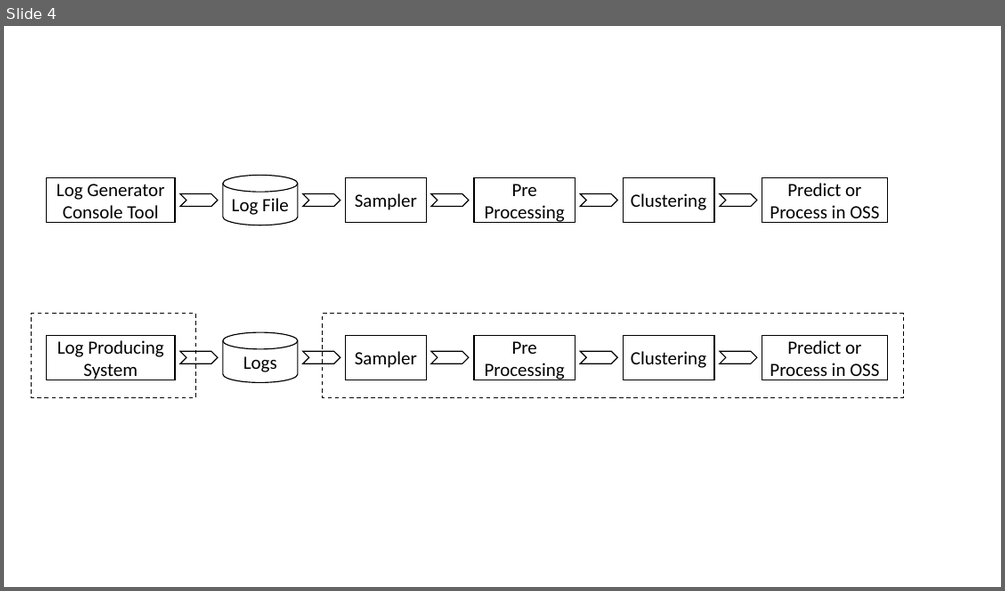
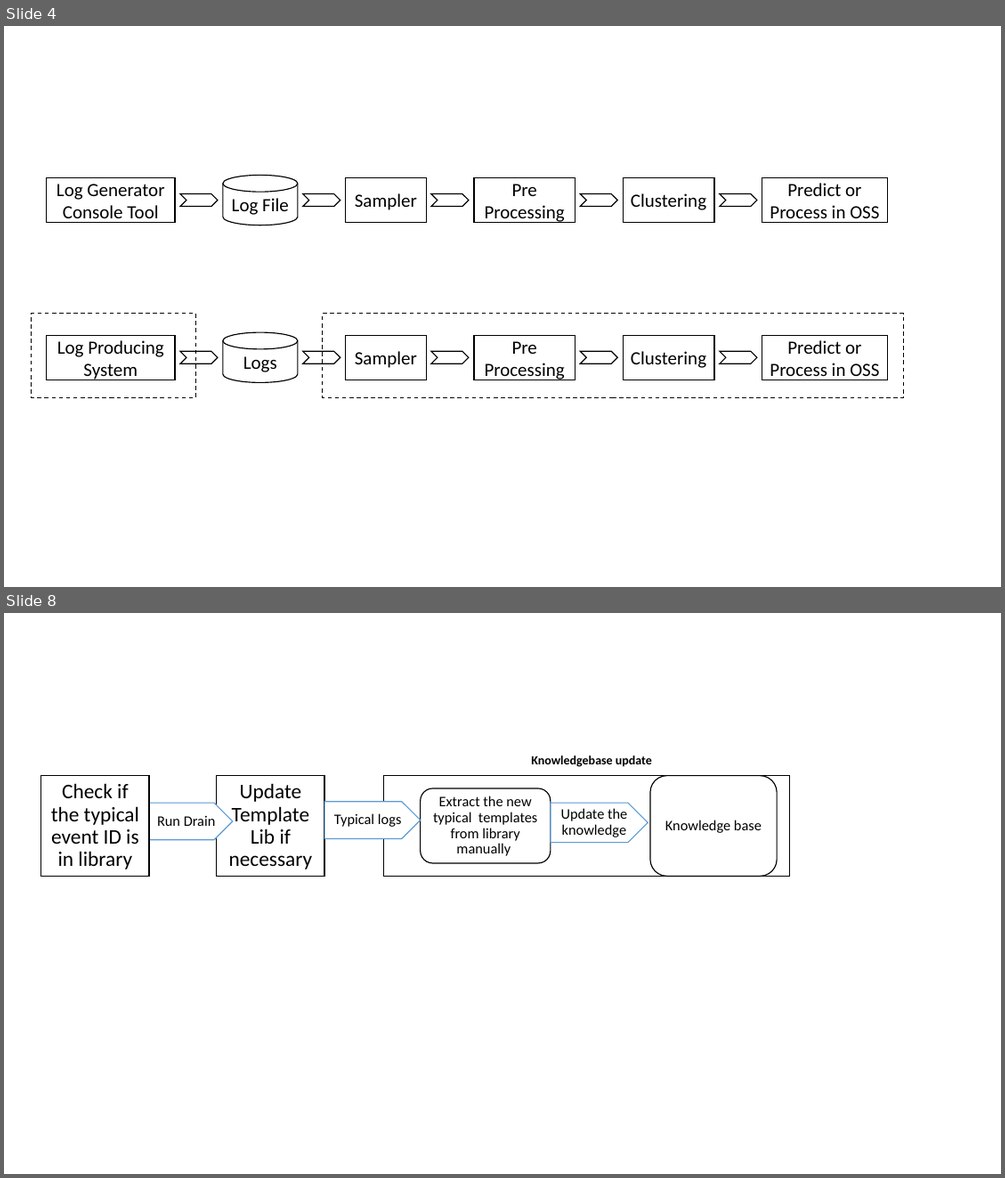
Before and after one commit to hayhan/loganalyzer, a slide deck: tmp/materials.pptx. Shown one above the other, each under a label of ours: slide 4 before the commit, slides 4 and 8 after it; the slides between them are not shown. The pictures are 1005x591 and 1005x1178 pixels, drawn with LibreOffice and Linux fonts; fonts in the diff are those of the drawing. Boxes give left, top, right and bottom in pixels: in the first picture for what was removed or moved away, otherwise in the second. Text is boxed around its words. In the diff, an @@ line names an element or a change of style, - is before the commit and + after.

```diff
--- a/tmp/materials.pptx
+++ b/tmp/materials.pptx
@@ slide 8 added at (4,613,1001,1174), background #FFFFFF @@
@@ text added at (531,755,652,767), 12 pt, text #000000, bold @@
+Knowledgebase update
@@ rectangle added at (41,775,149,876), fill #FFFFFF, outline #000000 1 pt, 20 pt, text #000000 @@
+Check if the typical event ID is in library
@@ rectangle added at (217,775,324,876), fill #FFFFFF, outline #000000 1 pt, 20 pt, text #000000 @@
+Update Template Lib if necessary
@@ rectangle added at (384,775,790,876), fill #FFFFFF, outline #000000 1 pt @@
@@ rounded rectangle added at (421,788,550,863), fill #FFFFFF, outline #000000 1 pt, 14 pt, text #000000 @@
+Extract the new typical templates from library manually
@@ rounded rectangle added at (650,775,777,876), fill #FFFFFF, outline #000000 1 pt, 14 pt, text #000000 @@
+Knowledge base
@@ pentagon arrow added at (149,803,233,840), fill #FFFFFF, outline #5B9BD5 1 pt, 14 pt, text #000000 @@
+Run Drain
@@ pentagon arrow added at (324,802,421,839), fill #FFFFFF, outline #5B9BD5 1 pt, 14 pt, text #000000 @@
+Typical logs
@@ pentagon arrow added at (550,803,647,843), fill #FFFFFF, outline #5B9BD5 1 pt, 14 pt, text #000000 @@
+Update the knowledge
```
Also in this commit, not shown: 3 other slides added, 13 other files.
